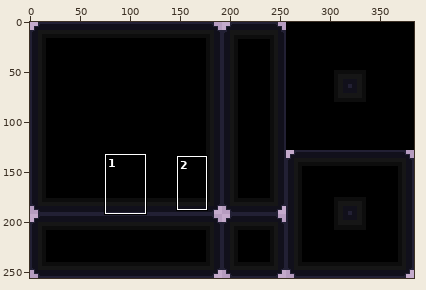
Pixel-art file, stored at Assets/PU_Project/Aiden/Level/Sprites/Test Template/Template_Tileset_64x64.aseprite. Above, an overview of the earlier version with the close-up marked.
Close-up. Before:
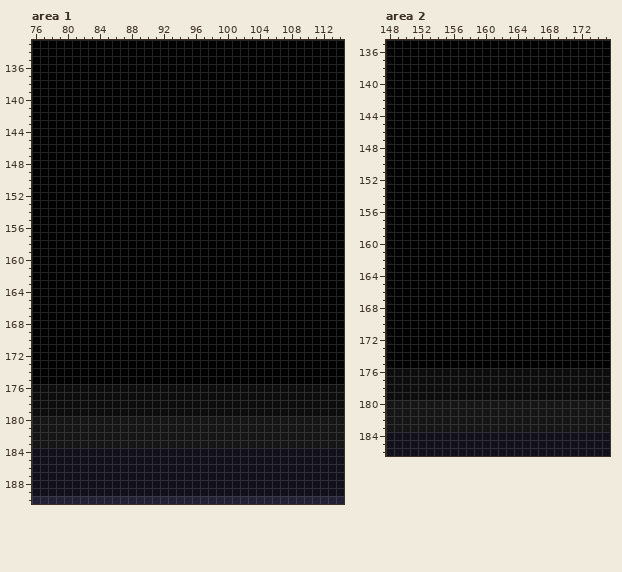
384x256 pixels, 1 frame. Shown: area 1: x 76..114, y 133..190; area 2: x 148..175, y 135..186. The commit also changed other parts of the picture, which this record leaves out.
New version:
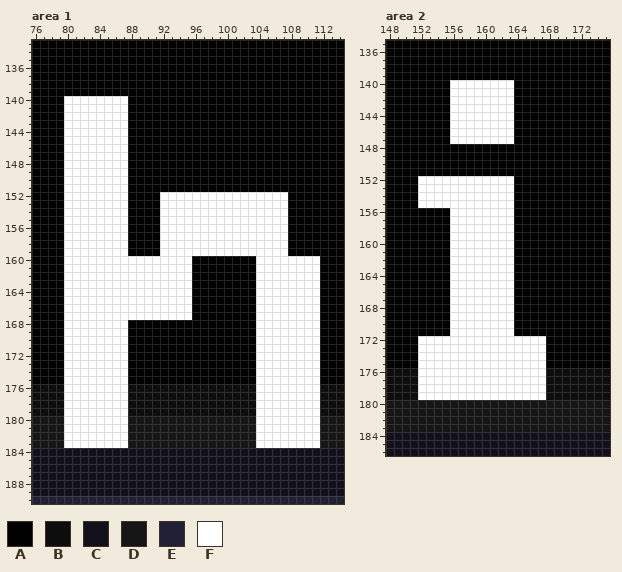
Palette (. is transparent): A #000000  B #0d0d0d  C #11101b  D #161616  E #222034  F #ffffff
From old to new:
layer "Layer 1" now shown
Changed rows in their new state; - is an unchanged pixel.
Area 1, layer "Layer 1":
first column x 80:
140 FFFFFFFF------------------------
141 FFFFFFFF------------------------
142 FFFFFFFF------------------------
143 FFFFFFFF------------------------
144 FFFFFFFF------------------------
145 FFFFFFFF------------------------
146 FFFFFFFF------------------------
147 FFFFFFFF------------------------
148 FFFFFFFF------------------------
149 FFFFFFFF------------------------
150 FFFFFFFF------------------------
151 FFFFFFFF------------------------
152 FFFFFFFF----FFFFFFFFFFFFFFFF----
153 FFFFFFFF----FFFFFFFFFFFFFFFF----
154 FFFFFFFF----FFFFFFFFFFFFFFFF----
155 FFFFFFFF----FFFFFFFFFFFFFFFF----
156 FFFFFFFF----FFFFFFFFFFFFFFFF----
157 FFFFFFFF----FFFFFFFFFFFFFFFF----
158 FFFFFFFF----FFFFFFFFFFFFFFFF----
159 FFFFFFFF----FFFFFFFFFFFFFFFF----
160 FFFFFFFFFFFFFFFF--------FFFFFFFF
161 FFFFFFFFFFFFFFFF--------FFFFFFFF
162 FFFFFFFFFFFFFFFF--------FFFFFFFF
163 FFFFFFFFFFFFFFFF--------FFFFFFFF
164 FFFFFFFFFFFFFFFF--------FFFFFFFF
165 FFFFFFFFFFFFFFFF--------FFFFFFFF
166 FFFFFFFFFFFFFFFF--------FFFFFFFF
167 FFFFFFFFFFFFFFFF--------FFFFFFFF
168 FFFFFFFF----------------FFFFFFFF
169 FFFFFFFF----------------FFFFFFFF
170 FFFFFFFF----------------FFFFFFFF
171 FFFFFFFF----------------FFFFFFFF
172 FFFFFFFF----------------FFFFFFFF
173 FFFFFFFF----------------FFFFFFFF
174 FFFFFFFF----------------FFFFFFFF
175 FFFFFFFF----------------FFFFFFFF
176 FFFFFFFF----------------FFFFFFFF
177 FFFFFFFF----------------FFFFFFFF
178 FFFFFFFF----------------FFFFFFFF
179 FFFFFFFF----------------FFFFFFFF
180 FFFFFFFF----------------FFFFFFFF
181 FFFFFFFF----------------FFFFFFFF
182 FFFFFFFF----------------FFFFFFFF
183 FFFFFFFF----------------FFFFFFFF
Area 2, layer "Layer 1":
first column x 156:
140 FFFFFFFF
141 FFFFFFFF
142 FFFFFFFF
143 FFFFFFFF
144 FFFFFFFF
145 FFFFFFFF
146 FFFFFFFF
147 FFFFFFFF
first column x 152:
152 FFFFFFFFFFFF----
153 FFFFFFFFFFFF----
154 FFFFFFFFFFFF----
155 FFFFFFFFFFFF----
156 ----FFFFFFFF----
157 ----FFFFFFFF----
158 ----FFFFFFFF----
159 ----FFFFFFFF----
160 ----FFFFFFFF----
161 ----FFFFFFFF----
162 ----FFFFFFFF----
163 ----FFFFFFFF----
164 ----FFFFFFFF----
165 ----FFFFFFFF----
166 ----FFFFFFFF----
167 ----FFFFFFFF----
168 ----FFFFFFFF----
169 ----FFFFFFFF----
170 ----FFFFFFFF----
171 ----FFFFFFFF----
172 FFFFFFFFFFFFFFFF
173 FFFFFFFFFFFFFFFF
174 FFFFFFFFFFFFFFFF
175 FFFFFFFFFFFFFFFF
176 FFFFFFFFFFFFFFFF
177 FFFFFFFFFFFFFFFF
178 FFFFFFFFFFFFFFFF
179 FFFFFFFFFFFFFFFF
Changed places in both close-ups, as pixel boxes (x1, y1, x2, y2):
changed: (64, 96, 320, 448)
changed: (418, 80, 546, 400)
